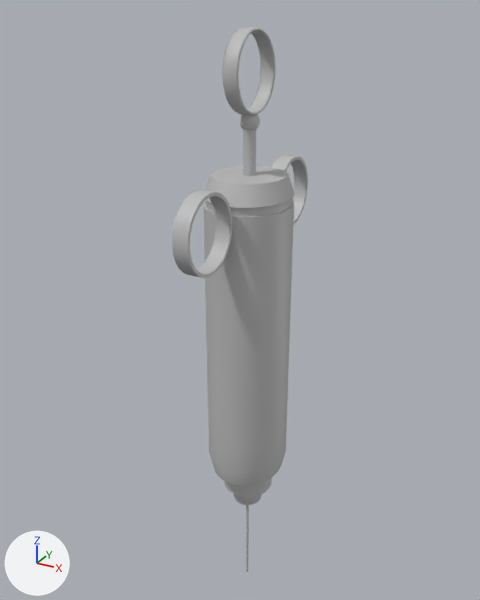
A saved change to the FBX model Patient Six/Assets/Models/syringe.fbx.
The view is the same before and after, from a 50 mm camera at (0.043, -0.081, 0.0454) aimed at (-0.0027, 0.0021, 0.0039). Arrows for +X, +Y and +Z are at lower left; the lights stay in place. Where no turn or scale is listed for an object, it has been applied to the vertices.
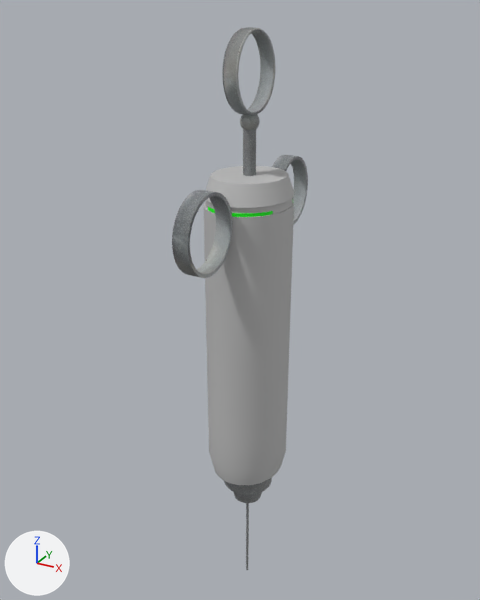
What differs and where, as boxes (x1, y1, x2, y2) in the pictures (480 x 600 px):
'pPipe1', recoloured: (172, 190, 233, 278) in both
'pPipe2', recoloured: (222, 27, 275, 115) in both
'pPipe3', recoloured: (272, 155, 308, 225) in both
'pCylinder6', recoloured: (243, 129, 256, 176) in both
'pCylinder2', recoloured: (224, 478, 272, 497) in both
'pSphere1', recoloured: (240, 111, 260, 130) in both
'pCylinder4', recoloured, moved: before (234, 494, 262, 505); after (234, 492, 262, 503)
'inside', added: after (208, 207, 273, 217)

The change, as a list of edits to the scene's bpy script:
```text
Add img_locker_metal_jpg:
    img_locker_metal_jpg = load_image('locker_metal.jpg', '_unpacked/locker_metal.jpg', 1024, 768, 'sRGB')
Add mat_blinn4:
    mat_blinn4 = principled_material('blinn4')
    mat_blinn4.texture = img_locker_metal_jpg
    mat_blinn4.roughness = 0.749
Add mat_blinn2:
    mat_blinn2 = principled_material('blinn2')
    mat_blinn2.base_color = (0.0, 1.0, 0.0)  # green #00ff00
    mat_blinn2.roughness = 0.615
Change me_mesh_005:
    where me_mesh_005.from_pydata(...)  # 42 vertices, 60 faces; spans x -0.00091..0.00091, y -0.00091..0.00091, z -0.00338..0.00338
    remove me_mesh_005.materials.append(mat_lambert1)  # grey #bcbcbc
    add me_mesh_005.materials.append(mat_blinn4)  # picture img_locker_metal_jpg
Change me_mesh_006:
    where me_mesh_006.from_pydata(...)  # 382 vertices, 400 faces; spans x -1.0..1.0, y -1.0..1.0, z -1.0..1.0
    remove me_mesh_006.materials.append(mat_lambert1)  # grey #bcbcbc
    add me_mesh_006.materials.append(mat_blinn4)  # picture img_locker_metal_jpg
Change me_mesh_001:
    where me_mesh_001.from_pydata(...)  # 42 vertices, 60 faces; spans x -0.00409..0.00409, y -0.00409..0.00409, z -0.00202..0.00202
    remove me_mesh_001.materials.append(mat_lambert1)  # grey #bcbcbc
    add me_mesh_001.materials.append(mat_blinn4)  # picture img_locker_metal_jpg
Change me_mesh_009:
    where me_mesh_009.from_pydata(...)  # 100 vertices, 100 faces; spans x -0.00114..0.00114, y -0.00546..0.00546, z -0.00542..0.00547
    remove me_mesh_009.materials.append(mat_lambert1)  # grey #bcbcbc
    add me_mesh_009.materials.append(mat_blinn4)  # picture img_locker_metal_jpg
Change me_mesh_008:
    where me_mesh_008.from_pydata(...)  # 400 vertices, 400 faces; spans x -0.00114..0.00114, y -0.00541..0.00541, z -0.00542..0.00542
    remove me_mesh_008.materials.append(mat_lambert1)  # grey #bcbcbc
    add me_mesh_008.materials.append(mat_blinn4)  # picture img_locker_metal_jpg
Change me_mesh_003:
    where me_mesh_003.from_pydata(...)  # 42 vertices, 60 faces; spans x -0.0028..0.0028, y -0.0028..0.0028, z -0.00114..0.00138
    remove me_mesh_003.materials.append(mat_lambert1)  # grey #bcbcbc
    add me_mesh_003.materials.append(mat_blinn4)  # picture img_locker_metal_jpg
Change me_mesh_007:
    where me_mesh_007.from_pydata(...)  # 100 vertices, 100 faces; spans x -0.00114..0.00114, y -0.00546..0.00546, z -0.00542..0.00547
    remove me_mesh_007.materials.append(mat_lambert1)  # grey #bcbcbc
    add me_mesh_007.materials.append(mat_blinn4)  # picture img_locker_metal_jpg
Add me_mesh_010:
    me_mesh_010.from_pydata(...)  # 341 vertices, 341 faces; spans x -0.0059..0.0059, y -0.007..0.007, z -0.0244..0.0202
    me_mesh_010.materials.append(mat_blinn2)  # green #00ff00
Change ob_pcylinder4:
    ob_pcylinder4.location: (0.0, 0.0, -0.0305) -> (0.0, 0.0, -0.0301)
Add ob_inside:
    ob_inside = bpy.data.objects.new('inside', me_mesh_010)
    ob_inside.location = (0.0001, 0.0, 0.0004)
```
